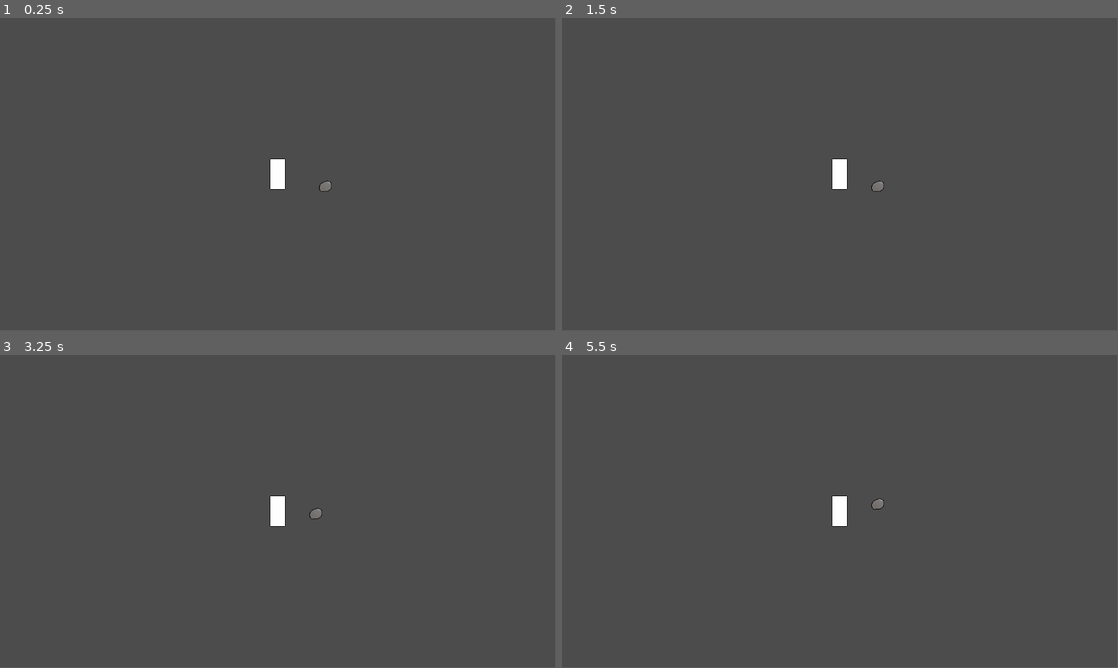
Above: before the commit, frames 1-4 (two rows, left to right).
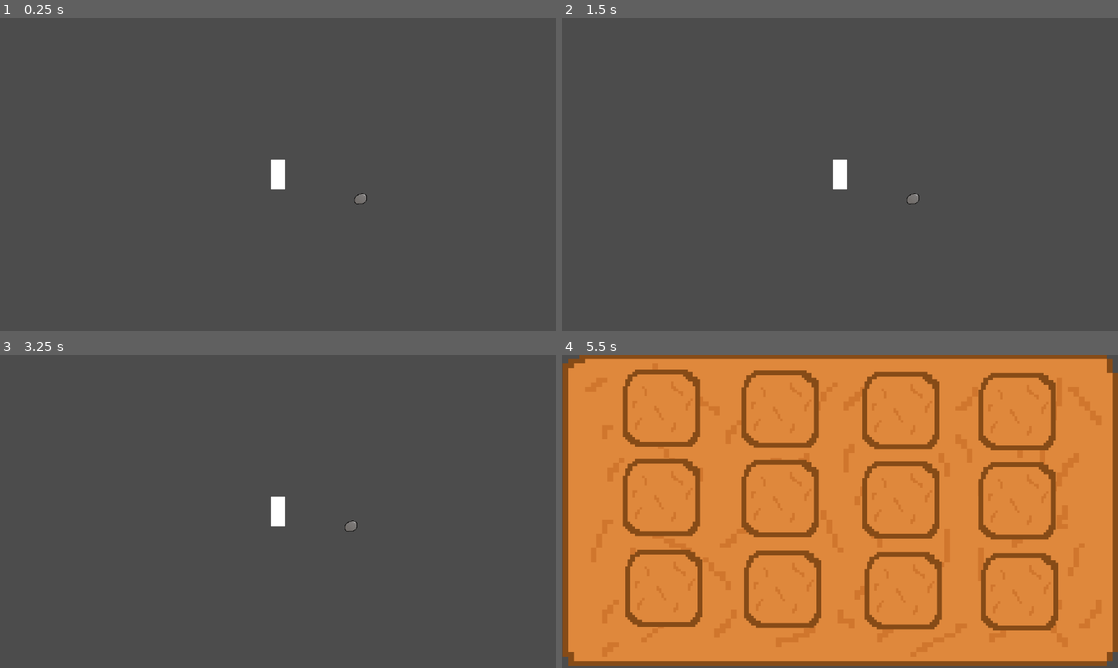
Above: after the commit, the same moments.

Repository: Eureka1009744/realism-survival-game
Game: Godot game, scene res://Main Testing.tscn
Same seed, same stepped clock (60 frames per second), same inputs: the game is played once before the commit and once after it.
Inputs (mouse positions are in pixels of both pictures, inside the frame that each line leads up to):
- Up to frame 1 (0.25 s): no input
- Up to frame 2 (1.5 s): tap Enter at 0.5 s; move the mouse to (890, 187) at 0.52 s; tap A (A) at 0.6 s; tap D (D) at 0.8, 1.35 s; tap Space at 1.25 s; move the mouse to (728, 190) at 1.27 s
- Up to frame 3 (3.25 s): tap E (E) at 1.55, 2.1 s; tap Enter at 2 s; move the mouse to (333, 442) at 2.02 s; right-click (333, 442) at 2.3 s; tap Space at 2.75 s; move the mouse to (250, 574) at 2.77 s; right-click (250, 574) at 2.85 s; tap S (S) at 3.05 s
- Up to frame 4 (5.5 s): tap Enter at 3.5 s; move the mouse to (1006, 558) at 3.52 s; tap S (S) at 3.6 s; tap A (A) at 3.8, 4.35 s; tap Space at 4.25 s; move the mouse to (673, 464) at 4.27 s; tap D (D) at 4.55, 5.1 s; move the mouse to (867, 511) at 5.02 s; tap E (E) at 5.3 s
In our replay, the window is 799x449 before the commit and 800x450 after it. These sizes can differ from the game's own. Grey fills any space a smaller window leaves; there, only what the larger window draws over its background counts as a difference.

The runs differ from the first frame. In frame 1, 0.2% of the frame differs, in the area x 48-66%, y 44-60%; in frame 2, 0.2%; in frame 3, 0.2%; in frame 4, 99%, in the area x 0-100%, y 0-100%.

Commit message:
Inventory System
A basic inventory system that adds a item to a slot on a gui that can be opened with e, moving items in inventory is not added yet

Diff:
--- a/realismcraft/Example Ground Item.tscn
+++ b/realismcraft/Example Ground Item.tscn
@@ -1,7 +1,7 @@
 [gd_scene load_steps=6 format=3 uid="uid://dhuhr8icedu70"]
 
 [ext_resource type="Script" path="res://exampleGroundItemScript.gd" id="1_6npms"]
-[ext_resource type="Texture2D" uid="uid://cpjnnoyc241yr" path="res://pixil-frame-0.png" id="1_c81ln"]
+[ext_resource type="Texture2D" uid="uid://cpjnnoyc241yr" path="res://Sprites/Ground Items/stoneGround.png" id="1_c81ln"]
 [ext_resource type="Shader" path="res://ItemShader.gdshader" id="2_4bov0"]
 
 [sub_resource type="ShaderMaterial" id="ShaderMaterial_hwkni"]
--- /dev/null
+++ b/realismcraft/Inventory Slot.tscn
@@ -0,0 +1,47 @@
+[gd_scene load_steps=6 format=3 uid="uid://fmymhj2toeha"]
+
+[ext_resource type="Script" path="res://inventory_slot.gd" id="1_plsld"]
+[ext_resource type="Texture2D" uid="uid://cvxpox0t3rdli" path="res://Sprites/Inventory/inventory_slot.png" id="2_e3m5b"]
+
+[sub_resource type="RectangleShape2D" id="RectangleShape2D_g4bu7"]
+size = Vector2(30, 30)
+
+[sub_resource type="LabelSettings" id="LabelSettings_38grp"]
+font_size = 24
+
+[sub_resource type="LabelSettings" id="LabelSettings_w1qtt"]
+font_size = 33
+
+[node name="Area2D" type="Area2D"]
+script = ExtResource("1_plsld")
+
+[node name="Background" type="Sprite2D" parent="."]
+texture = ExtResource("2_e3m5b")
+
+[node name="CollisionShape2D" type="CollisionShape2D" parent="."]
+shape = SubResource("RectangleShape2D_g4bu7")
+
+[node name="CurrentItem" type="Sprite2D" parent="."]
+position = Vector2(0, 1)
+
+[node name="Name" type="Label" parent="."]
+offset_left = -9.0
+offset_top = 8.0
+offset_right = 77.0
+offset_bottom = 42.0
+scale = Vector2(0.231729, 0.220187)
+label_settings = SubResource("LabelSettings_38grp")
+horizontal_alignment = 1
+clip_text = true
+
+[node name="Amount" type="Label" parent="."]
+offset_left = -10.0
+offset_top = -14.0
+offset_right = 118.0
+offset_bottom = 9.0
+scale = Vector2(0.148425, 0.132835)
+label_settings = SubResource("LabelSettings_w1qtt")
+horizontal_alignment = 1
+
+[connection signal="mouse_entered" from="." to="." method="_on_mouse_entered"]
+[connection signal="mouse_exited" from="." to="." method="_on_mouse_exited"]
--- /dev/null
+++ b/realismcraft/Inventory.tscn
@@ -0,0 +1,67 @@
+[gd_scene load_steps=4 format=3 uid="uid://b6uxbbarvn3g2"]
+
+[ext_resource type="Script" path="res://inventoryScript.gd" id="1_3qoci"]
+[ext_resource type="Texture2D" uid="uid://bjxf73fwd5evj" path="res://Sprites/Inventory/inventory_background.png" id="1_ydc0i"]
+[ext_resource type="PackedScene" uid="uid://fmymhj2toeha" path="res://Inventory Slot.tscn" id="2_gig0v"]
+
+[node name="Inventory" type="Control"]
+layout_mode = 3
+anchors_preset = 15
+anchor_right = 1.0
+anchor_bottom = 1.0
+grow_horizontal = 2
+grow_vertical = 2
+script = ExtResource("1_3qoci")
+
+[node name="Background" type="Sprite2D" parent="."]
+position = Vector2(576, 323)
+scale = Vector2(11.6278, 9.79197)
+texture = ExtResource("1_ydc0i")
+
+[node name="InventorySlot1" parent="." instance=ExtResource("2_gig0v")]
+position = Vector2(205, 112)
+scale = Vector2(5, 5)
+
+[node name="InventorySlot2" parent="." instance=ExtResource("2_gig0v")]
+position = Vector2(451, 114)
+scale = Vector2(5, 5)
+
+[node name="InventorySlot3" parent="." instance=ExtResource("2_gig0v")]
+position = Vector2(701, 117)
+scale = Vector2(5, 5)
+
+[node name="InventorySlot4" parent="." instance=ExtResource("2_gig0v")]
+position = Vector2(942, 119)
+scale = Vector2(5, 5)
+
+[node name="InventorySlot5" parent="." instance=ExtResource("2_gig0v")]
+position = Vector2(205, 297)
+scale = Vector2(5, 5)
+
+[node name="InventorySlot6" parent="." instance=ExtResource("2_gig0v")]
+position = Vector2(451, 299)
+scale = Vector2(5, 5)
+
+[node name="InventorySlot7" parent="." instance=ExtResource("2_gig0v")]
+position = Vector2(701, 302)
+scale = Vector2(5, 5)
+
+[node name="InventorySlot8" parent="." instance=ExtResource("2_gig0v")]
+position = Vector2(942, 304)
+scale = Vector2(5, 5)
+
+[node name="InventorySlot9" parent="." instance=ExtResource("2_gig0v")]
+position = Vector2(210, 485)
+scale = Vector2(5, 5)
+
+[node name="InventorySlot10" parent="." instance=ExtResource("2_gig0v")]
+position = Vector2(456, 487)
+scale = Vector2(5, 5)
+
+[node name="InventorySlot11" parent="." instance=ExtResource("2_gig0v")]
+position = Vector2(706, 490)
+scale = Vector2(5, 5)
+
+[node name="InventorySlot12" parent="." instance=ExtResource("2_gig0v")]
+position = Vector2(947, 492)
+scale = Vector2(5, 5)
--- a/realismcraft/Main Testing.tscn
+++ b/realismcraft/Main Testing.tscn
@@ -8,4 +8,4 @@
 [node name="Player" parent="." instance=ExtResource("1_ft6di")]
 
 [node name="Example Ground Item" parent="." instance=ExtResource("3_ff2i1")]
-position = Vector2(98, 24)
+position = Vector2(170, 49)
--- a/realismcraft/Player.tscn
+++ b/realismcraft/Player.tscn
@@ -1,7 +1,8 @@
-[gd_scene load_steps=10 format=3 uid="uid://cknr6ivgkdvco"]
+[gd_scene load_steps=11 format=3 uid="uid://cknr6ivgkdvco"]
 
 [ext_resource type="Script" path="res://PlayerMovement.gd" id="1_et5un"]
-[ext_resource type="Texture2D" uid="uid://plhfey61ku5i" path="res://pixilart-sprite.png" id="2_oivor"]
+[ext_resource type="Texture2D" uid="uid://plhfey61ku5i" path="res://Sprites/pixilart-sprite.png" id="2_oivor"]
+[ext_resource type="PackedScene" uid="uid://b6uxbbarvn3g2" path="res://Inventory.tscn" id="3_ahton"]
 
 [sub_resource type="AtlasTexture" id="AtlasTexture_ras12"]
 atlas = ExtResource("2_oivor")
@@ -82,3 +83,10 @@
 shape = SubResource("RectangleShape2D_elnyy")
 
 [node name="Camera2D" type="Camera2D" parent="."]
+
+[node name="Inventory" parent="." instance=ExtResource("3_ahton")]
+visible = false
+offset_left = -575.0
+offset_top = -326.0
+offset_right = -575.0
+offset_bottom = -326.0
--- a/realismcraft/PlayerMovement.gd
+++ b/realismcraft/PlayerMovement.gd
@@ -1,8 +1,9 @@
 extends CharacterBody2D
 
-
+var inventoryOpen = false
 const speed = 300.0
 @onready var playerSprite = $AnimatedSprite2D
+@onready var inventory = $Inventory
 
 func _physics_process(delta):
 
@@ -24,5 +25,12 @@
 		playerSprite.play("Up")
 	else:
 		playerSprite.play("Idle")
+	if Input.is_action_just_pressed("E"):
+		if inventoryOpen == true:
+			inventory.visible = false
+			inventoryOpen = false
+		elif inventoryOpen == false:
+			inventory.visible = true
+			inventoryOpen = true
 
 	move_and_slide()
--- a/realismcraft/exampleGroundItemScript.gd
+++ b/realismcraft/exampleGroundItemScript.gd
@@ -1,4 +1,5 @@
 extends Area2D
+var object = "stone"
 var mouseInObject = false
 @onready var player = $"../Player"
 func _physics_process(delta):
@@ -8,7 +9,7 @@
 			$PlayerSprite.material.set_shader_parameter("line_thickness",1)
 		if Input.is_action_just_pressed("Right Mouse"):
 			if disToPlayer < 120:
-				print_debug("Stone Collected!")
+				player.get_child(3).recieveItem(object)
 				self.queue_free()
 	else:
 		$PlayerSprite.material.set_shader_parameter("line_thickness",0)
--- /dev/null
+++ b/realismcraft/inventoryScript.gd
@@ -0,0 +1,16 @@
+extends Control
+
+# Called when the node enters the scene tree for the first time.
+func _ready():
+	pass # Replace with function body.
+
+
+# Called every frame. 'delta' is the elapsed time since the previous frame.
+func _process(delta):
+	pass
+
+func recieveItem(item):
+	for loop in 12:
+		if item != get_child(loop+1).currentItem:
+			get_child(loop+1).addItem(item)
+			break;
--- /dev/null
+++ b/realismcraft/inventory_slot.gd
@@ -0,0 +1,36 @@
+extends Area2D
+
+@onready var itemSprite = $CurrentItem
+@onready var itemName = $Name
+@onready var itemAmount = $Amount
+var mouseIn
+var currentItem
+var currentItemCount
+
+# Called when the node enters the scene tree for the first time.
+func _ready():
+	pass
+
+
+# Called every frame. 'delta' is the elapsed time since the previous frame.
+func _process(delta):
+	pass
+
+
+func _on_mouse_entered():
+	mouseIn = true
+
+
+func _on_mouse_exited():
+	mouseIn = false
+
+func addItem(itemToAdd):
+	if itemToAdd == currentItem:
+		currentItemCount += 1
+		$Amount.text = str(currentItemCount)
+	elif currentItem == null:
+		itemSprite.texture = load(str("res://Sprites/Items/",itemToAdd,".png"))
+		currentItemCount = 1
+		currentItem = itemToAdd
+		$Amount.text = str(currentItemCount)
+		$Name.text = currentItem
--- a/realismcraft/project.godot
+++ b/realismcraft/project.godot
@@ -13,6 +13,11 @@
 config/name="Realismcraft"
 run/main_scene="res://Main Testing.tscn"
 config/features=PackedStringArray("4.3", "Forward Plus")
+
+[display]
+
+window/size/mode=3
+window/stretch/mode="viewport"
 
 [input]
 
Binary file added: realismcraft/Sprites/Ground Items/stoneGround.png
Not shown, added: realismcraft/Sprites/Ground Items/stoneGround.png.import
Binary file added: realismcraft/Sprites/Inventory/inventory_background.png
Not shown, added: realismcraft/Sprites/Inventory/inventory_background.png.import
Binary file added: realismcraft/Sprites/Inventory/inventory_slot.png
Not shown, added: realismcraft/Sprites/Inventory/inventory_slot.png.import
Binary file added: realismcraft/Sprites/Items/stone.png
Not shown, added: realismcraft/Sprites/Items/stone.png.import
Binary file added: realismcraft/Sprites/pixilart-sprite.png
Not shown, added: realismcraft/Sprites/pixilart-sprite.png.import
